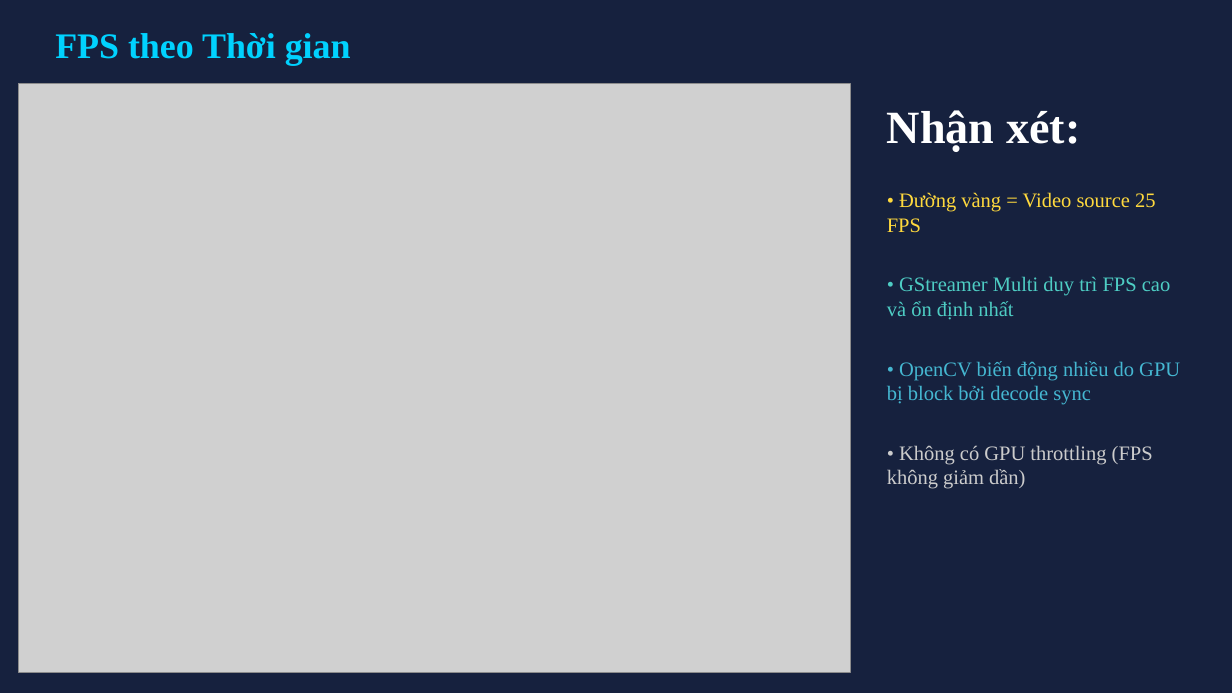
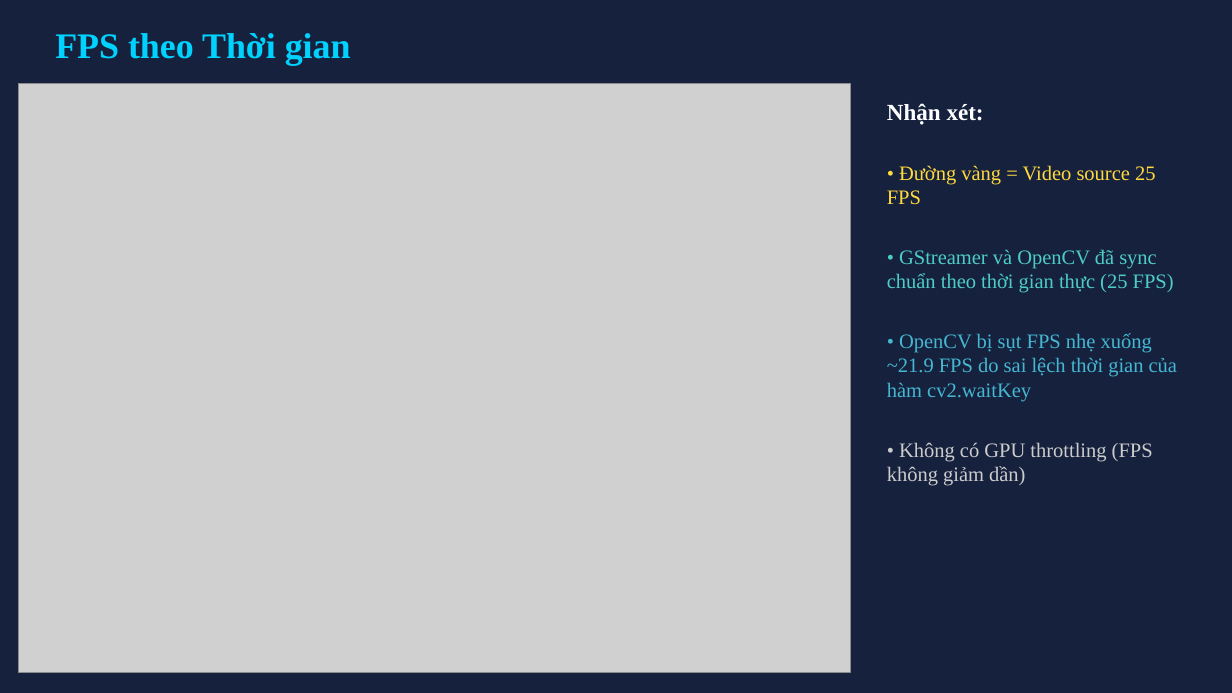
Before and after one commit to phucngongac2901/project_object_detection_benchmark, a slide deck: slide 6 of slide/Đo_luong_va_danh_gia_hieu_nang.pptx (slide 5 before the commit). Drawn at 1232x693 pixels with LibreOffice and Linux fonts; fonts in the diff are those of the drawing; grey boxes stand for pictures. Boxes give left, top, right and bottom in pixels: in the first picture for what was removed or moved away, otherwise in the second. Text is boxed around its words. In the diff, an @@ line names an element or a change of style, - is before the commit and + after.

```diff
--- a/slide/Đo_luong_va_danh_gia_hieu_nang.pptx
+++ b/slide/Đo_luong_va_danh_gia_hieu_nang.pptx
@@ text at (887,103,984,125): size 36 to 18 pt in "Nhận xét:" @@
@@ text at (887,249,1177,402): text changed @@
-• GStreamer Multi duy trì FPS cao và ổn định nhất
-• OpenCV biến động nhiều do GPU bị block bởi decode sync
+• GStreamer và OpenCV đã sync chuẩn theo thời gian thực (25 FPS)
+• OpenCV bị sụt FPS nhẹ xuống ~21.9 FPS do sai lệch thời gian của hàm cv2.waitKey
```
Also in this commit, not shown: 9 other slides changed, 1 slide added, 1 slide removed, 29 other files.
